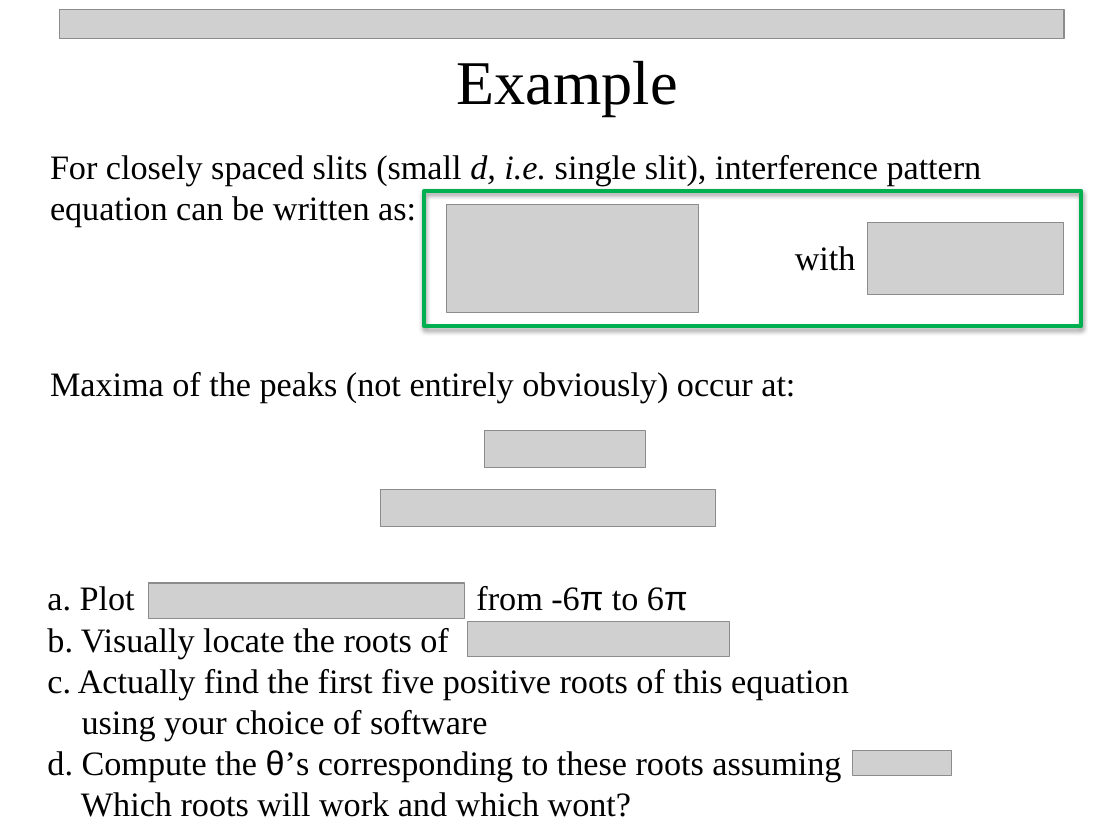
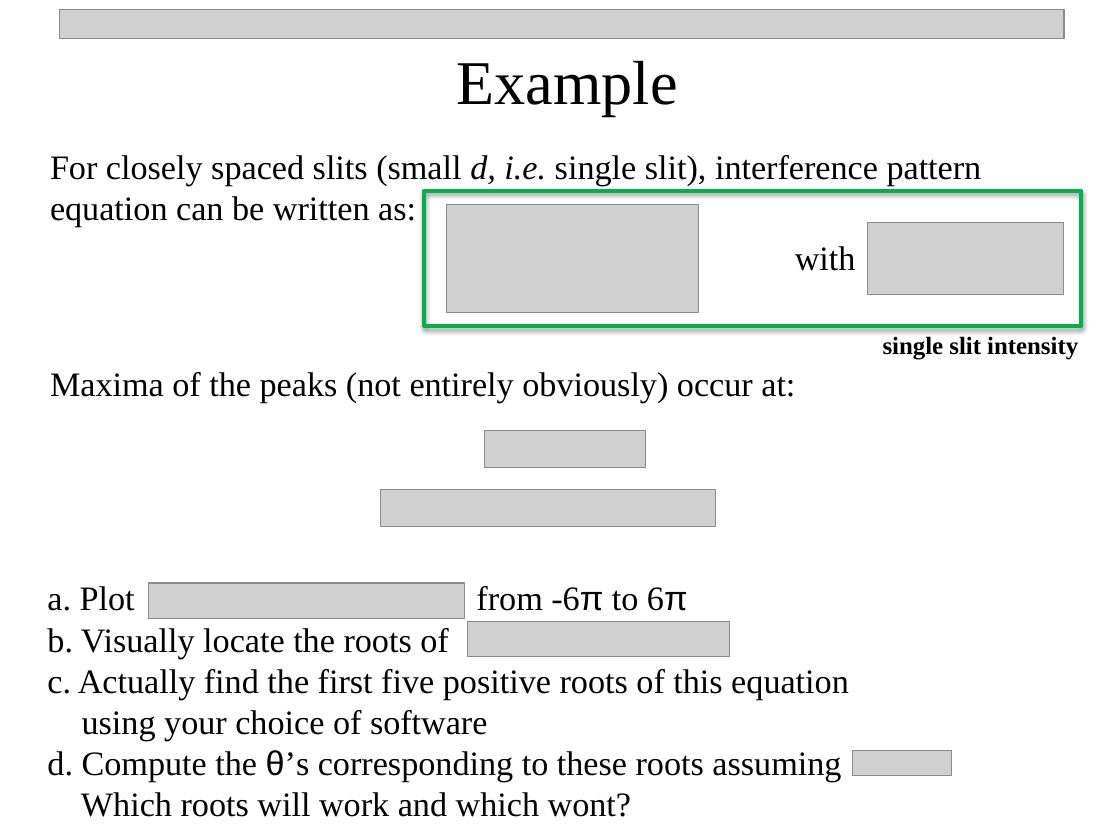
Before and after one commit to npetraco/CHE302, a slide deck: slide 14 of Notes/3_Quantum_TheoryII.pptx. Drawn at 1120x840 pixels with LibreOffice and Linux fonts; fonts in the diff are those of the drawing; grey boxes stand for pictures. Boxes give left, top, right and bottom in pixels: in the first picture for what was removed or moved away, otherwise in the second. Text is boxed around its words. In the diff, an @@ line names an element or a change of style, - is before the commit and + after.

```diff
--- a/Notes/3_Quantum_TheoryII.pptx
+++ b/Notes/3_Quantum_TheoryII.pptx
@@ text added at [883,336,1078,360], 16 pt, text #000000, bold @@
+single slit intensity
```
Also in this commit, not shown: 3 other slides changed, 2 other files.
